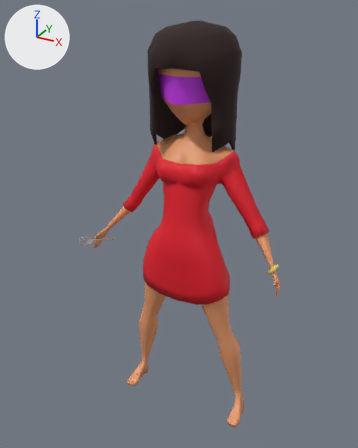
A saved change to the FBX model Assets/Graphics/Animation/Anim_Date.fbx.
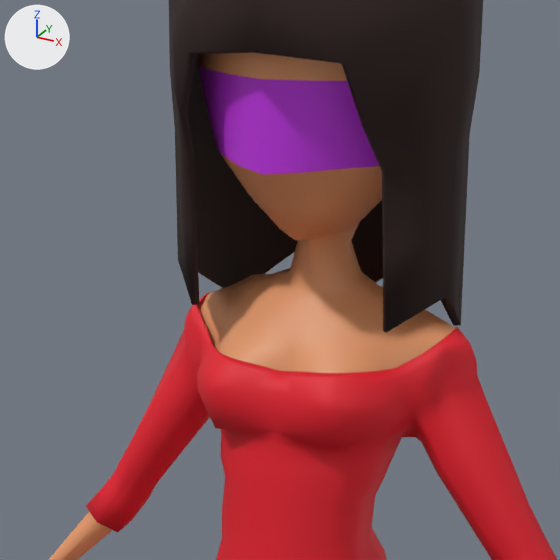
Old and new are each drawn whole from a 50 mm camera at (0.999, -1.907, 1.968) aimed at (-0.057, 0.014, 1.007) and again close up on the part from 27% to 74% of the width and 12% to 49% of the height. The axes (+X, +Y, +Z) are drawn at upper left. The lights are the same throughout. Where no turn or scale is listed for an object, it has been applied to the vertices.

In view in the first close-up: 'Eyes', 'Mouth', 'body', 'clothes.002', 'hair2.002'.
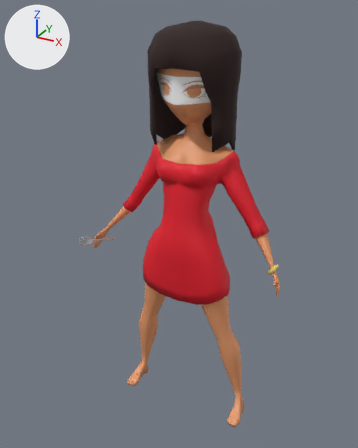
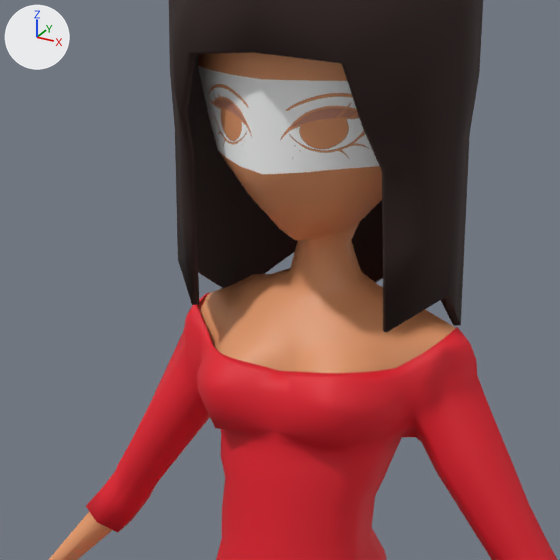
Boxes (x1, y1, x2, y2) around the edits, measured in the close-ups (560 x 560 px):
```json
{"object": "Eyes", "change": "surface changed", "before": [198, 66, 379, 174], "after": [198, 66, 379, 174]}
{"object": "Mouth", "change": "recoloured", "before": [226, 158, 342, 204], "after": [226, 158, 342, 204]}
```

Edits to the scene script, one JSON object a line:
```json
{"op": "add", "block": "img_t_mouth_m_03_png", "code": ["img_t_mouth_m_03_png = load_image('T_Mouth_M_03.png', '../Materials/Faces/Mouths/T_Mouth_M_03.png', 512, 512, 'Non-Color')"]}
{"op": "add", "block": "img_t_eyeopen_png", "code": ["img_t_eyeopen_png = load_image('T_EyeOpen.png', '../Materials/Faces/Date Eyes/T_EyeOpen.png', 512, 512, 'Non-Color')"]}
{"block": "mat_material_005", "where": "n0 = _N.new('ShaderNodeBsdfPrincipled'); n0.name = 'Principled BSDF'"}
{"op": "remove", "block": "mat_material_005", "code": "n0.inputs[0].default_value = (0.567, 0.0341, 0.8, 1.0)  # 'Base Color', purple #c634e7"}
{"op": "add", "block": "mat_material_005", "code": "n2 = _N.new('ShaderNodeTexImage'); n2.name = 'Image Texture'"}
{"op": "add", "block": "mat_material_005", "code": "n2.image = img_t_eyeopen_png"}
{"op": "add", "block": "mat_material_005", "code": "n3 = _N.new('ShaderNodeTexImage'); n3.name = 'Image Texture.001'"}
{"op": "add", "block": "mat_material_005", "code": "n3.image = img_t_eyeopen_png"}
{"op": "add", "block": "mat_material_005", "code": "_L.new(n2.outputs[0], n0.inputs[0])  # 'Color' to 'Base Color'"}
{"op": "add", "block": "mat_material_005", "code": "_L.new(n3.outputs[0], n0.inputs[4])  # 'Color' to 'Alpha'"}
{"op": "add", "block": "mat_material_008", "code": ["mat_material_008 = bpy.data.materials.new('Material.008')", "# uses the picture img_t_mouth_m_03_png"]}
{"block": "me_cube_023", "where": "me_cube_023.from_pydata(...)  # 10 vertices, 4 faces; spans x -0.082..0.082, y -0.118..-0.046, z 1.545..1.605"}
{"op": "remove", "block": "me_cube_023", "code": "me_cube_023.materials.append(mat_material_001)  # orange #e79b6b"}
{"op": "add", "block": "me_cube_023", "code": "me_cube_023.materials.append(mat_material_008)"}
{"block": "me_cube_021", "where": "me_cube_021.from_pydata(...)  # 21 vertices, 12 faces; spans x -0.147..0.147, y -0.12..-0.019, z 1.599..1.711"}
{"block": "me_cube_021", "where": "# used by ob_eyes; location = (0.0, 0.0, 0.0)"}
{"block": "me_cube_021", "change": "me_cube_021 part 1: texture (UV) coordinates of 12 of 12 faces, centred in x -0.121..0.121, y -0.107..-0.041, z 1.622..1.678, changed; they spanned u 0.2..0.83, v 0.25..0.66 and now span u 0.11..0.88, v 0.17..0.76"}
```
